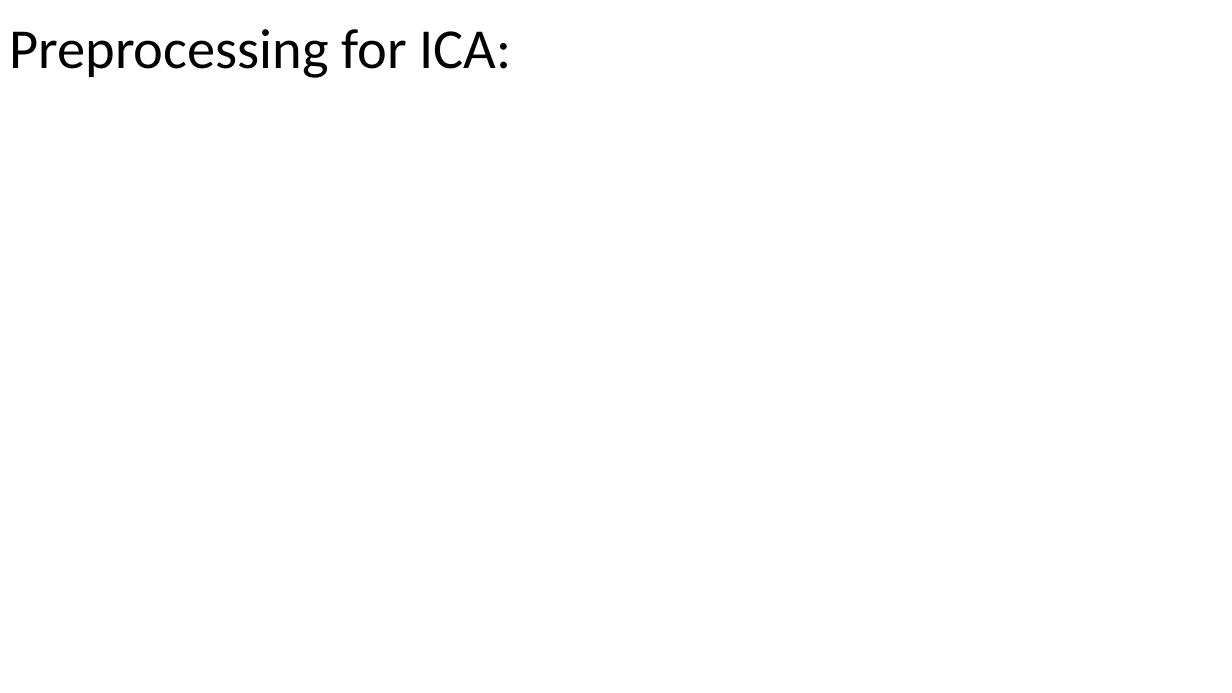
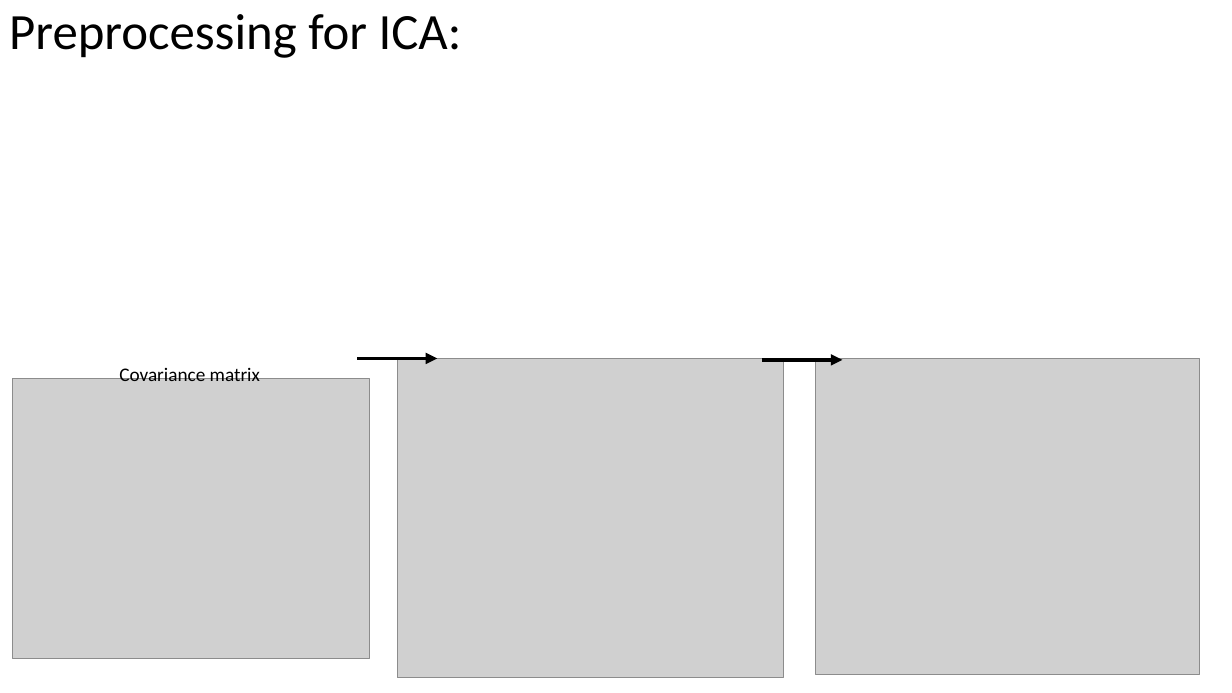
Before and after one commit to russellu/cs405, a slide deck: slide 18 of Lecture_16.pptx (slide 10 before the commit). Drawn at 1232x693 pixels with LibreOffice and Linux fonts; fonts in the diff are those of the drawing; grey boxes stand for pictures; background and template pictures are left out. Boxes give left, top, right and bottom in pixels: in the first picture for what was removed or moved away, otherwise in the second. Text is boxed around its words. In the diff, an @@ line names an element or a change of style, - is before the commit and + after.

```diff
--- a/Lecture_16.pptx
+++ b/Lecture_16.pptx
@@ title "Preprocessing for ICA:" at (9,14,462,58): size 44 to 39.6 pt @@
@@ arrow added from (358, 359) to (437, 359), #000000 3 pt @@
@@ picture added at (397,359,784,678) @@
@@ picture added at (816,359,1201,675) @@
@@ picture added at (12,379,369,658) @@
@@ text added at (119,365,260,381), 15 pt, text #000000 @@
+Covariance matrix
@@ arrow added from (762, 360) to (843, 360), #000000 3 pt @@
```
Also in this commit, not shown: 4 other slides changed, 4 slides added.
